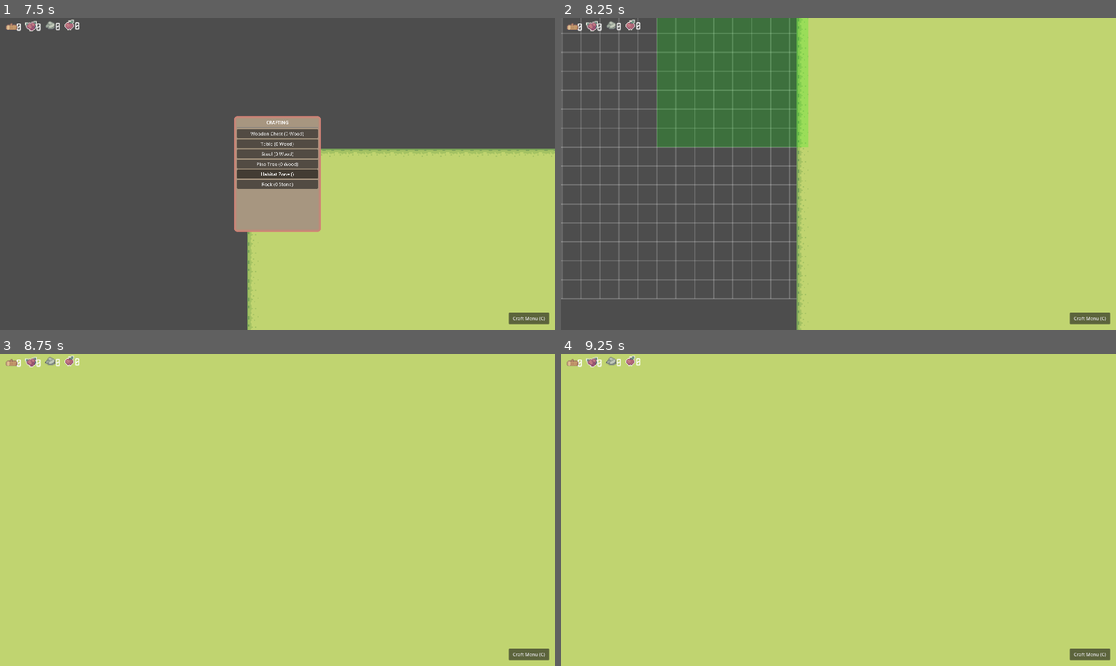
Above: before the commit, frames 1-4 (two rows, left to right).
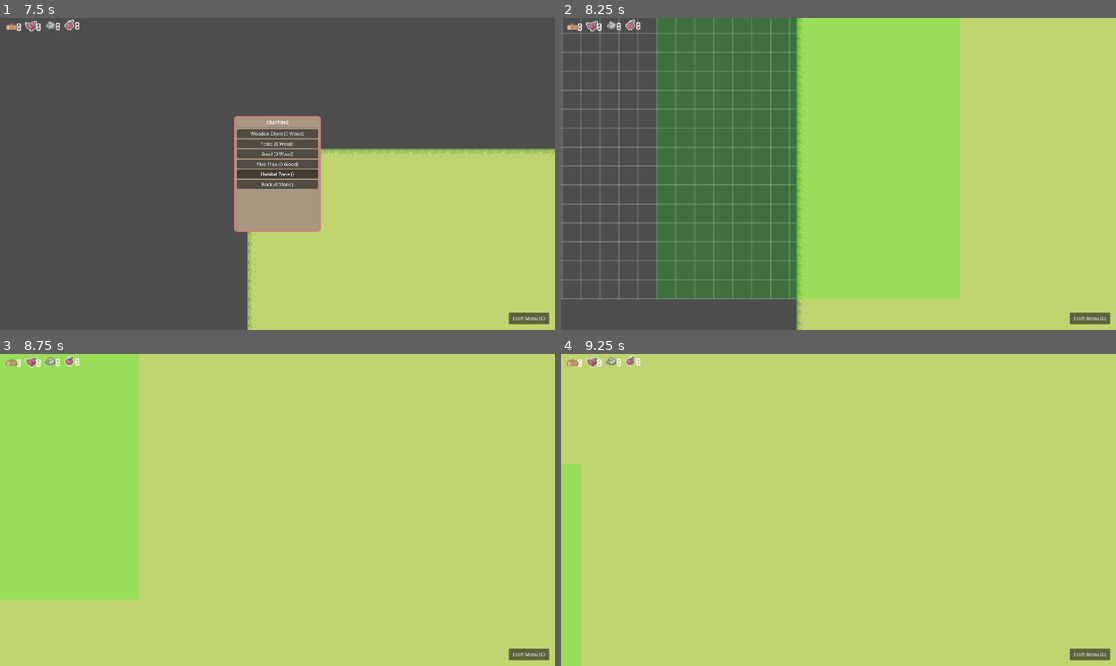
Above: after the commit, the same moments.

Repository: Cibelette/idydlle-New
Game: Godot game, scene res://Scenes/game.tscn
Same seed, same stepped clock (60 frames per second), same inputs: the game is played once before the commit and once after it.
Inputs (mouse positions are in pixels of both pictures, inside the frame that each line leads up to):
- Up to frame 1 (7.5 s): tap Enter at 0.5 s; move the mouse to (399, 158) at 0.52 s; hold D (move_right) 0.53-1.28 s; hold C (toggle_crafting) 0.53-1.28 s; click (399, 158) at 0.67 s; move the mouse to (166, 189) at 1.27 s; hold S (move_down) 1.28-2 s; tap Mouse wheel up (zoom_in) at 1.35, 5.85 s; click (166, 189) at 1.42 s; click "Wooden Chest (0 Wood)" at 2 s; click "Craft Menu (C)" at 2.75 s; click "Table (0 Wood)" at 3.5 s; move the mouse to (532, 308) at 4.27 s; hold D (move_right) 4.28-5.03 s; tap Mouse wheel down (zoom_out) at 4.35, 6.6 s; click (532, 308) at 4.42 s; move the mouse to (521, 314) at 5.02 s; hold W (move_up) 5.03-5.78 s; tap C (toggle_crafting) at 5.1 s; click (521, 314) at 5.17 s; move the mouse to (444, 220) at 5.77 s; hold A (move_left) 5.78-7.28 s; click (444, 220) at 5.92 s; move the mouse to (111, 127) at 6.52 s; click (111, 127) at 6.67 s; move the mouse to (305, 174) at 7.27 s; hold S (move_down) from 7.28 s (still down); hold C (toggle_crafting) from 7.28 s (still down); click (305, 174) at 7.42 s
- Up to frame 2 (8.25 s): move the mouse to (755, 96) at 8.02 s; release S (move_down) at 8.03 s; release C (toggle_crafting) at 8.03 s; hold D (move_right) from 8.03 s (still down); tap Mouse wheel up (zoom_in) at 8.1 s; click (755, 96) at 8.17 s
- Up to frame 3 (8.75 s): keep holding D (move_right)
- Up to frame 4 (9.25 s): move the mouse to (960, 494) at 8.77 s; release D (move_right) at 8.78 s; hold W (move_up) from 8.78 s (still down); tap Mouse wheel down (zoom_out) at 8.85 s; click (960, 494) at 8.92 s

Frame 1 is identical in both runs. In frame 2, 38% of the frame differs, in the area x 17-72%, y 0-90%; in frame 3, 20%; in frame 4, 2.4%.

Commit message:
changed habitat size

Diff:
--- a/Ressources/Furnitures/Chest.tres
+++ b/Ressources/Furnitures/Chest.tres
@@ -1,8 +1,11 @@
 [gd_resource type="Resource" script_class="FurnitureData" format=3 uid="uid://wj6fik6b7w5s"]
 
-[ext_resource type="Script" path="res://Scripts/Items/CostItem.gd" id="1_costitem"]
-[ext_resource type="Script" path="res://Scripts/Furnitures/FurnitureData.gd" id="2_kbbx7"]
+[ext_resource type="Script" uid="uid://dnme0ilvktar2" path="res://Scripts/Items/CostItem.gd" id="1_costitem"]
+[ext_resource type="Script" uid="uid://dqk5knegtkhqr" path="res://Scripts/Furnitures/FurnitureData.gd" id="2_kbbx7"]
 [ext_resource type="Texture2D" uid="uid://hvw5yhs41ad5" path="res://Assets/Objects/Chest.png" id="2_nphx2"]
+
+[sub_resource type="Resource" id="Resource_cost"]
+script = ExtResource("1_costitem")
 
 [sub_resource type="AtlasTexture" id="AtlasTexture_nphx2"]
 atlas = ExtResource("2_nphx2")
@@ -30,11 +33,6 @@
 atlas = ExtResource("2_nphx2")
 region = Rect2(63, 19, 18, 13)
 
-[sub_resource type="Resource" id="Resource_cost"]
-script = ExtResource("1_costitem")
-resource = 1
-amount = 0
-
 [resource]
 script = ExtResource("2_kbbx7")
 name = "Wooden Chest"
--- a/Ressources/Furnitures/Rock.tres
+++ b/Ressources/Furnitures/Rock.tres
@@ -1,17 +1,16 @@
 [gd_resource type="Resource" script_class="FurnitureData" format=3 uid="uid://0fav5j3gbedn"]
 
-[ext_resource type="Script" path="res://Scripts/Items/CostItem.gd" id="1_costitem"]
+[ext_resource type="Script" uid="uid://dnme0ilvktar2" path="res://Scripts/Items/CostItem.gd" id="1_costitem"]
 [ext_resource type="Script" uid="uid://dqk5knegtkhqr" path="res://Scripts/Furnitures/FurnitureData.gd" id="1_flwae"]
 [ext_resource type="Texture2D" uid="uid://bes5p4jeu47ke" path="res://Assets/Objects/Basic Grass Biom things 1.png" id="2_5igdv"]
+
+[sub_resource type="Resource" id="Resource_cost"]
+script = ExtResource("1_costitem")
+resource = 2
 
 [sub_resource type="AtlasTexture" id="AtlasTexture_qccti"]
 atlas = ExtResource("2_5igdv")
 region = Rect2(78.04471, 64.12015, 19.388771, 15.879852)
-
-[sub_resource type="Resource" id="Resource_cost"]
-script = ExtResource("1_costitem")
-resource = 2
-amount = 0
 
 [resource]
 script = ExtResource("1_flwae")
--- a/Ressources/Furnitures/Stool.tres
+++ b/Ressources/Furnitures/Stool.tres
@@ -1,17 +1,15 @@
 [gd_resource type="Resource" script_class="FurnitureData" format=3 uid="uid://c6u6vphfkp0qr"]
 
-[ext_resource type="Script" path="res://Scripts/Items/CostItem.gd" id="1_costitem"]
+[ext_resource type="Script" uid="uid://dnme0ilvktar2" path="res://Scripts/Items/CostItem.gd" id="1_costitem"]
 [ext_resource type="Script" uid="uid://dqk5knegtkhqr" path="res://Scripts/Furnitures/FurnitureData.gd" id="1_script"]
 [ext_resource type="Texture2D" uid="uid://doooqhuqhksaj" path="res://Assets/Objects/Basic Furniture.png" id="2_awkjv"]
+
+[sub_resource type="Resource" id="Resource_cost"]
+script = ExtResource("1_costitem")
 
 [sub_resource type="AtlasTexture" id="AtlasTexture_awkjv"]
 atlas = ExtResource("2_awkjv")
 region = Rect2(66, 48, 13, 16)
-
-[sub_resource type="Resource" id="Resource_cost"]
-script = ExtResource("1_costitem")
-resource = 1
-amount = 0
 
 [resource]
 script = ExtResource("1_script")
--- a/Ressources/Furnitures/Table.tres
+++ b/Ressources/Furnitures/Table.tres
@@ -1,17 +1,15 @@
 [gd_resource type="Resource" script_class="FurnitureData" format=3 uid="uid://b0xqis5eqyghh"]
 
-[ext_resource type="Script" path="res://Scripts/Items/CostItem.gd" id="1_costitem"]
+[ext_resource type="Script" uid="uid://dnme0ilvktar2" path="res://Scripts/Items/CostItem.gd" id="1_costitem"]
 [ext_resource type="Script" uid="uid://dqk5knegtkhqr" path="res://Scripts/Furnitures/FurnitureData.gd" id="1_script"]
 [ext_resource type="Texture2D" uid="uid://doooqhuqhksaj" path="res://Assets/Objects/Basic Furniture.png" id="2_n2g3s"]
+
+[sub_resource type="Resource" id="Resource_cost"]
+script = ExtResource("1_costitem")
 
 [sub_resource type="AtlasTexture" id="AtlasTexture_03c3q"]
 atlas = ExtResource("2_n2g3s")
 region = Rect2(48.155605, 48.470226, 15.847126, 15.355743)
-
-[sub_resource type="Resource" id="Resource_cost"]
-script = ExtResource("1_costitem")
-resource = 1
-amount = 0
 
 [resource]
 script = ExtResource("1_script")
--- a/Ressources/Furnitures/tree.tres
+++ b/Ressources/Furnitures/tree.tres
@@ -1,17 +1,15 @@
 [gd_resource type="Resource" script_class="FurnitureData" format=3 uid="uid://c7m5yq1p8j3v2"]
 
-[ext_resource type="Script" path="res://Scripts/Items/CostItem.gd" id="1_costitem"]
+[ext_resource type="Script" uid="uid://dnme0ilvktar2" path="res://Scripts/Items/CostItem.gd" id="1_costitem"]
 [ext_resource type="Script" uid="uid://dqk5knegtkhqr" path="res://Scripts/Furnitures/FurnitureData.gd" id="1_script"]
 [ext_resource type="Texture2D" uid="uid://bes5p4jeu47ke" path="res://Assets/Objects/Basic Grass Biom things 1.png" id="2_q0yih"]
+
+[sub_resource type="Resource" id="Resource_cost"]
+script = ExtResource("1_costitem")
 
 [sub_resource type="AtlasTexture" id="AtlasTexture_jjnfm"]
 atlas = ExtResource("2_q0yih")
 region = Rect2(17.956875, -0.014499664, 28.242287, 32.4043)
-
-[sub_resource type="Resource" id="Resource_cost"]
-script = ExtResource("1_costitem")
-resource = 1
-amount = 0
 
 [resource]
 script = ExtResource("1_script")
--- a/Scenes/HabitatZone.tscn
+++ b/Scenes/HabitatZone.tscn
@@ -1,33 +1,35 @@
-[gd_scene load_steps=4 format=3]
+[gd_scene format=3 uid="uid://cxexaipntin76"]
 
-[ext_resource type="Script" path="res://Scripts/HabitatZone.gd" id="1_script"]
+[ext_resource type="Script" uid="uid://jbwfqx6n0hpm" path="res://Scripts/HabitatZone.gd" id="1_script"]
 
 [sub_resource type="RectangleShape2D" id="RectangleShape2D_zone"]
-size = Vector2(127, 127)
+size = Vector2(256, 256)
 
-[node name="HabitatZone" type="StaticBody2D"]
-position = Vector2(64, 64)
+[node name="HabitatZone" type="StaticBody2D" unique_id=2027854529]
+position = Vector2(-64, -64)
 collision_layer = 2
 collision_mask = 2
 script = ExtResource("1_script")
 
-[node name="ColorRect" type="ColorRect" parent="."]
+[node name="ColorRect" type="ColorRect" parent="." unique_id=20745760]
 offset_left = -64.0
 offset_top = -64.0
-offset_right = 64.0
-offset_bottom = 64.0
+offset_right = 192.0
+offset_bottom = 192.0
+mouse_filter = 2
 color = Color(0, 1, 0, 0.2)
-mouse_filter = 2
+metadata/_edit_use_anchors_ = true
 
-[node name="CollisionShape2D" type="CollisionShape2D" parent="."]
+[node name="CollisionShape2D" type="CollisionShape2D" parent="." unique_id=1210884182]
+position = Vector2(64, 64)
 shape = SubResource("RectangleShape2D_zone")
 
-[node name="Area2D" type="Area2D" parent="."]
+[node name="Area2D" type="Area2D" parent="." unique_id=473949664]
 collision_layer = 0
-collision_mask = 1
 monitorable = false
 
-[node name="CollisionShape2D" type="CollisionShape2D" parent="Area2D"]
+[node name="CollisionShape2D" type="CollisionShape2D" parent="Area2D" unique_id=1108913723]
+position = Vector2(64, 64)
 shape = SubResource("RectangleShape2D_zone")
 
 [connection signal="body_entered" from="Area2D" to="." method="_on_area_2d_body_entered"]
--- a/Scripts/HabitatZone.gd
+++ b/Scripts/HabitatZone.gd
@@ -46,7 +46,7 @@
 	if not is_instance_valid(Global.current_world): return
 
 	var all_furniture = get_tree().get_nodes_in_group("furniture")
-	var half_size = 64.0 # For 128x128 zone
+	var half_size = 256.0 # For 128x128 zone
 	var my_pos = global_position
 
 	print("[HabitatZone] Scanning for furniture. Total in world: ", all_furniture.size())
